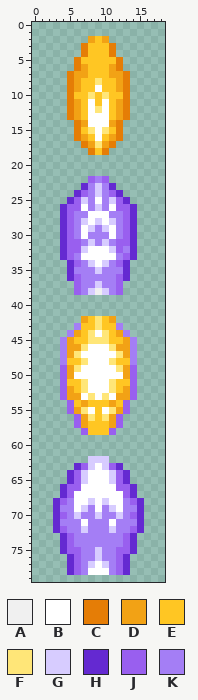
A sprite sheet gets an edit: Skills/SpecialBeamCannon/SpecialBeamCannonTail.png. The picture above was drawn from the file before the commit.
The file is 38x160 pixels, drawn in blocks of 2x2; one block is one cell here.
Palette (. is transparent): A #f0f0f0  B #ffffff  C #e57d06  D #f2a215  E #ffc623  F #ffe678  G #d7ccff  H #6429d1  J #995fef  K #a47ef5
Pixels before, first column x 3:
 2 .....DED.....
 3 ....CEEEC....
 4 ....CEEEC....
 5 ...CEEEEEC...
 6 ...CDEEEDC...
 7 ..CDDEEEDDC..
 8 ..CDEEFEEDC..
 9 ..CDEEBEEDC..
10 ..CEEFEFEEC..
11 ..CDEBEBEDC..
12 ..CDEBFBEDC..
13 ..CDEBBBEDC..
14 ...CDBBBDC...
15 ...CEFBFEC...
16 ...CDEBEDC...
17 ....CDFDC....
18 .....CEC.....
19 .............
20 .............
21 .............
22 .....JKJ.....
23 ....HKGKH....
24 ...HJKGKJH...
25 ..HJGKBKGJH..
26 .HJJBKGKBJJH.
27 .HJKKBBBKKJH.
28 .HJKGBGBGKJH.
29 .HJKBGKGBKJH.
30 .HJKBKKKBKJH.
31 .HJJKGKGKJJH.
32 .HJJGBBBGJKH.
33 .HJKBBBBBKJH.
34 ..HJKGBGKJH..
35 ..HKKKGKKKH..
36 ..HJKKKKKJH..
37 ...JKKGKKJ...
38 ...JKGAGKJ...
39 .............
40 .............
41 .............
42 ....DEFED....
43 ...KEEFEEK...
44 ..KDEFBFEDK..
45 .KDEEFFFEEDK.
46 .KDDFBBBFDDK.
47 .KDFBBBBBFDK.
48 .KEEFBBBFEEK.
49 .JDFBBBBBFDJ.
50 .JDBBBBBBBDJ.
51 .JEEFBBBFEEJ.
52 .JDEFBBBFEDJ.
53 .JDDBFBFBDDJ.
54 ..JEDEEEDEJ..
55 ..JDFBEBFDJ..
56 ...JDFEFDJ...
57 ...JDEEEDJ...
58 ....JEEEJ....
59 .............
60 .............
61 .............
62 .....GGG.....
63 ...HJGBGJH...
64 ..HJGBBBGJH..
65 ..HJGBBBGJH..
66 .HJJBBBBBJJH.
67 .HJBBBBBBBJH.
68 HJKBBGBGBBKJH
69 HKKBGKBKGBKKH
70 HJKGKKGKKGKJH
71 HKKKBKKKBKKKH
72 HJKKGKKKGKKJH
73 .HJKKKKKKKJH.
74 .HJKKKKKKKJH.
75 .HJJKKGKKJJH.
76 ..HJKKGKKJH..
77 ..HJKGBGKJH..
78 ..HJKBBBKJH..
New version:
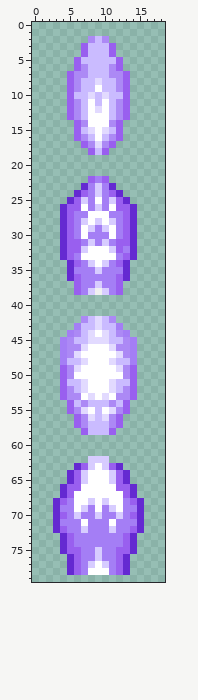
Difference:
colour D: #f2a215 -> #ac89f5
colour E: #ffc623 -> #cabbff
colour F: #ffe678 -> #e2daff
y 3..4: x 7 C -> J; x 11 C -> J
y 5..6: x 6 C -> J; x 12 C -> J
y 7..13: x 5 C -> J; x 13 C -> J
y 14..16: x 6 C -> J; x 12 C -> J
y 17: x 7 C -> J; x 11 C -> J
y 18: x 8 C -> J; x 10 C -> J
Changed places in both pictures, as pixel boxes (x1, y1, x2, y2):
changed: (67, 36, 130, 155)
changed: (67, 316, 130, 435)
